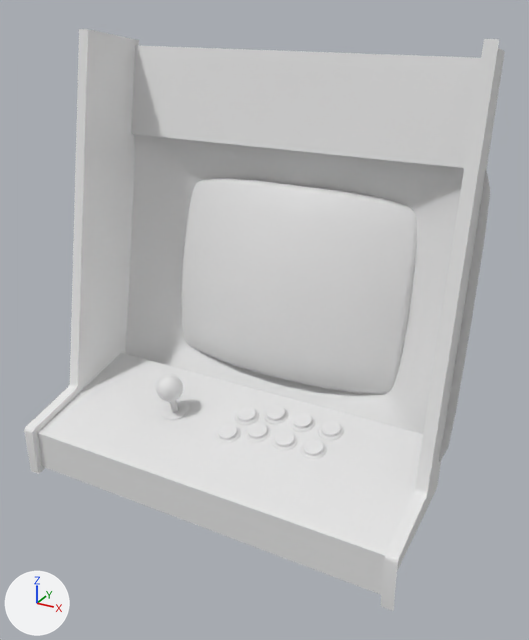
The FBX model blockborn-gamejam-july2023/Assets/Models/ArcadeMachine.fbx: old version first, new version second.
Camera for both pictures: a 50 mm camera at (0.723, -1.325, 0.837) aimed at (0.048, -0.097, 0.223). The axes (+X, +Y, +Z) are drawn at lower left. The lights are the same throughout. Where no turn or scale is listed for an object, it has been applied to the vertices. Vertices at the same position are counted once.

Names of what the first picture shows: 'Button', 'Button.001', 'Button.002', 'Button.003', 'Button.004', 'Button.005', 'Button.006', 'Button.007', 'Frame', 'Joystick', 'Screen'.
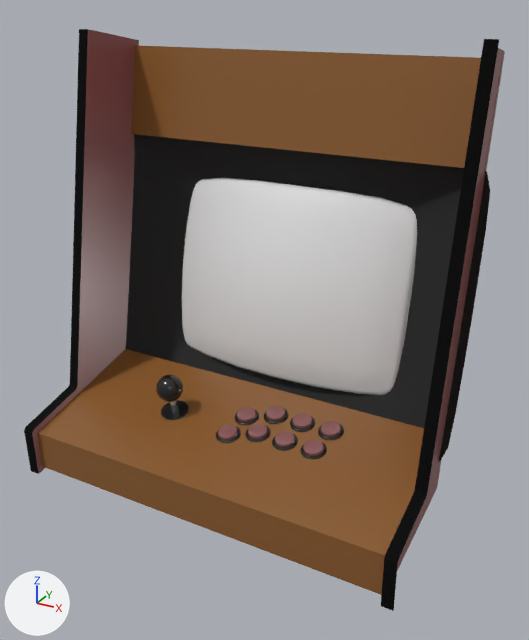
Commit message: Added ArcadeMachine material

Where the newer file only moved an object's origin or applied its transform, the numbers keep the older frame.

The edits, one by one:
Picture 'ArcadeBaseMap.png' (img_arcadebasemap_png) is new.
Picture 'ArcadeMetallic.png' (img_arcademetallic_png) is new.
Picture 'ArcadeRoughness.png' (img_arcaderoughness_png) is new.
Material 'Arcade' (mat_arcade) is new.
Uses the picture img_arcadebasemap_png.
Uses the picture img_arcademetallic_png.
Uses the picture img_arcaderoughness_png.
me_cylinder_002 has 81 vertices, 80 faces and spans x -0.0266..0.016, y -0.1881..-0.1449, z -0.0372..-0.0199.
me_cylinder_002 is used by ob_button_002; location (0.0, 0.0, 0.0).
me_cylinder_002 part 4: 80 faces spanning x -0.0266..0.016, y -0.1881..-0.1449, z -0.0372..-0.0199 switch from no material to mat_arcade.
me_cylinder_001 has 81 vertices, 80 faces and spans x 0.1772..0.2199, y -0.0987..-0.0555, z -0.0163..0.0009.
me_cylinder_001 now uses material mat_arcade.
me_cylinder_007 has 81 vertices, 80 faces and spans x 0.0439..0.0866, y -0.0987..-0.0555, z -0.0163..0.0009.
me_cylinder_007 is used by ob_button_007; location (0.0, 0.0, 0.0).
me_cylinder_007 part 1: 80 faces spanning x 0.0439..0.0866, y -0.0987..-0.0555, z -0.0163..0.0009 switch from no material to mat_arcade.
me_cylinder_003 has 81 vertices, 80 faces and spans x 0.0331..0.0757, y -0.1615..-0.1183, z -0.031..-0.0137.
me_cylinder_003 is used by ob_button_003; location (0.0, 0.0, 0.0).
me_cylinder_003 part 9: 80 faces spanning x 0.0331..0.0757, y -0.1615..-0.1183, z -0.031..-0.0137 switch from no material to mat_arcade.
me_plane_003 has 1178 vertices, 966 faces and spans x -0.444..0.444, y -0.475..0.011, z -0.396..0.554.
me_plane_003 is used by ob_frame; location (0.0, 0.138, 0.222).
Part 2, on me_plane_003:
Vertex 185 of me_plane_003 moves from (0.42, -0.151, -0.222) at pixel (441, 439) to (0.42, -0.134, -0.218) at pixel (443, 433).
Vertex 191 of me_plane_003 moves from (-0.42, -0.151, -0.222) at pixel (121, 352) to (-0.42, -0.134, -0.218) at pixel (125, 348).
me_plane_003 part 3: texture (UV) coordinates of 966 of 966 faces, centred in x -0.432..0.432, y -0.474..-0.01, z -0.342..0.416, changed; they spanned u 0.0..1.0, v 0.0..1.0 and now span u 0.01..0.95, v 0.01..0.99.
me_plane_003 now uses material mat_arcade.
me_cylinder_004 has 81 vertices, 80 faces and spans x 0.0988..0.1415, y -0.1615..-0.1183, z -0.031..-0.0137.
me_cylinder_004 is used by ob_button_004; location (0.0, 0.0, 0.0).
me_cylinder_004 part 7: 80 faces spanning x 0.0988..0.1415, y -0.1615..-0.1183, z -0.031..-0.0137 switch from no material to mat_arcade.
me_cylinder_005 has 81 vertices, 80 faces and spans x 0.1664..0.2091, y -0.1615..-0.1183, z -0.031..-0.0137.
me_cylinder_005 is used by ob_button_005; location (0.0, 0.0, 0.0).
me_cylinder_005 part 5: 80 faces spanning x 0.1664..0.2091, y -0.1615..-0.1183, z -0.031..-0.0137 switch from no material to mat_arcade.
me_cylinder_008 has 81 vertices, 80 faces and spans x 0.1096..0.1523, y -0.0987..-0.0555, z -0.0163..0.0009.
me_cylinder_008 is used by ob_button; location (0.0, 0.0, 0.0).
me_cylinder_008 part 8: 80 faces spanning x 0.1096..0.1523, y -0.0987..-0.0555, z -0.0163..0.0009 switch from no material to mat_arcade.
me_sphere_001 has 165 vertices, 161 faces and spans x -0.0304..0.0304, y -0.0456..0.0149, z -0.0104..0.0964.
me_sphere_001 now uses material mat_arcade.
me_cylinder_006 has 81 vertices, 80 faces and spans x -0.0158..0.0269, y -0.1254..-0.0822, z -0.0226..-0.0053.
me_cylinder_006 is used by ob_button_006; location (0.0, 0.0, 0.0).
me_cylinder_006 part 6: 80 faces spanning x -0.0158..0.0269, y -0.1254..-0.0822, z -0.0226..-0.0053 switch from no material to mat_arcade.

What differs and where, as boxes (x1, y1, x2, y2) in the pictures (529 x 640 px; the box of a moved part takes in the faces that stretch with it):
'Frame', recoloured, reshaped, surface changed: (24, 29, 505, 611) in both
'Joystick', recoloured (white to black): (156, 375, 183, 413) in both
'Button.001', recoloured (white to brown): (321, 421, 341, 437) in both
part 1 of me_cylinder_007, recoloured (white to brown): (266, 406, 285, 421) in both
part 2 of me_plane_003, moved or reshaped: before (37, 353, 441, 555); after (37, 349, 442, 555)
part 3 of me_plane_003, surface changed: (24, 29, 505, 611) in both
part 4 of me_cylinder_002, recoloured (white to brown): (218, 424, 238, 440) in both
part 5 of me_cylinder_005, recoloured (white to brown): (303, 439, 324, 456) in both
part 6 of me_cylinder_006, recoloured (white to brown): (237, 407, 256, 422) in both
part 7 of me_cylinder_004, recoloured (white to brown): (275, 431, 295, 447) in both
part 8 of me_cylinder_008, recoloured (white to brown): (293, 413, 312, 429) in both
part 9 of me_cylinder_003, recoloured (white to brown): (248, 423, 268, 439) in both
